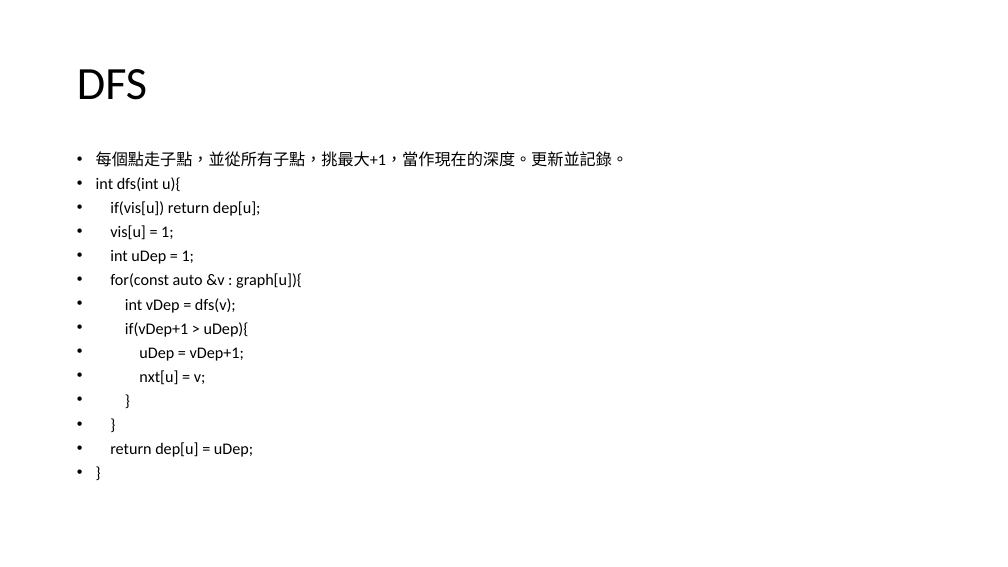
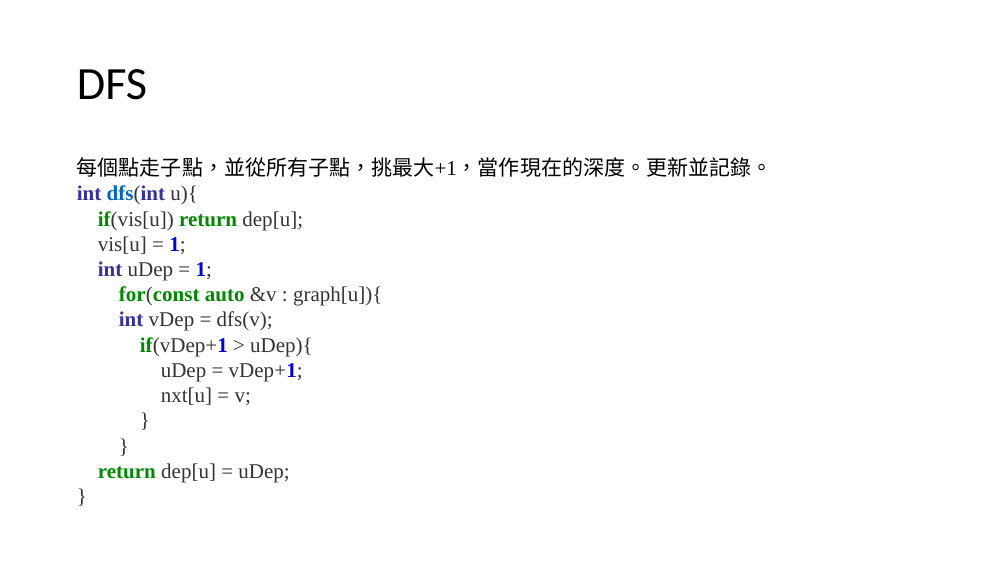
Before and after one commit to louisfghbvc/GenericProgrammingSTL, a slide deck: slide 7 of HW4 應用程式設計/說明.pptx. Drawn at 1008x567 pixels with LibreOffice and Linux fonts; fonts in the diff are those of the drawing. Boxes give left, top, right and bottom in pixels: in the first picture for what was removed or moved away, otherwise in the second. Text is boxed around its words. In the diff, an @@ line names an element or a change of style, - is before the commit and + after.

```diff
--- a/HW4 應用程式設計/說明.pptx
+++ b/HW4 應用程式設計/說明.pptx
@@ text "每個點走子點，並從所有子點，挑最大+1，當作現在的深度。更新並記錄。" at <box>77,157,773,483</box>: size 15.4 to 20 pt, font Calibri to Times New Roman; text colour #000000 to #333399 in "int dfs(int", "int", "int"; text colour #000000 to #0066BB in "dfs(int"; text colour #000000 to #333333 in "dfs(int u){", "if(vis[u]) dep[u];", "vis[u] = 1;", "uDep = 1;" and 9 more places; bold on in "int dfs(int", "if(vis[u]) return", "1;", "int 1;" and 5 more places; text colour #000000 to #008800 in "if(vis[u]) return", "for(const auto", "if(vDep+1", "return"; text colour #000000 to #0000DD in "1;", "1;", "if(vDep+1", "vDep+1;"; bullet • to none; line spacing 0.7 to 1; less space between paragraphs @@
```
Also in this commit, not shown: 5 other slides changed.
